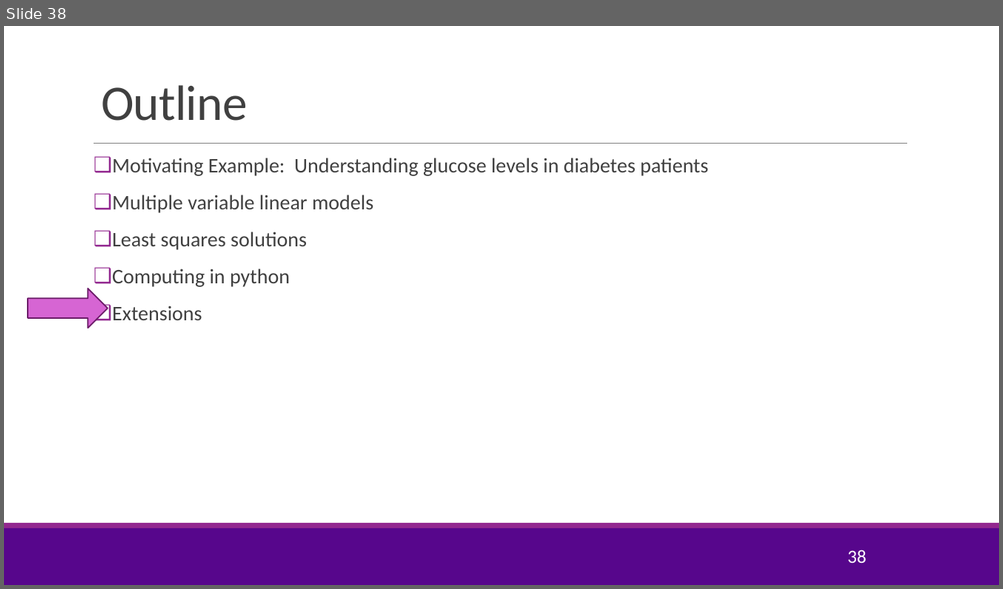
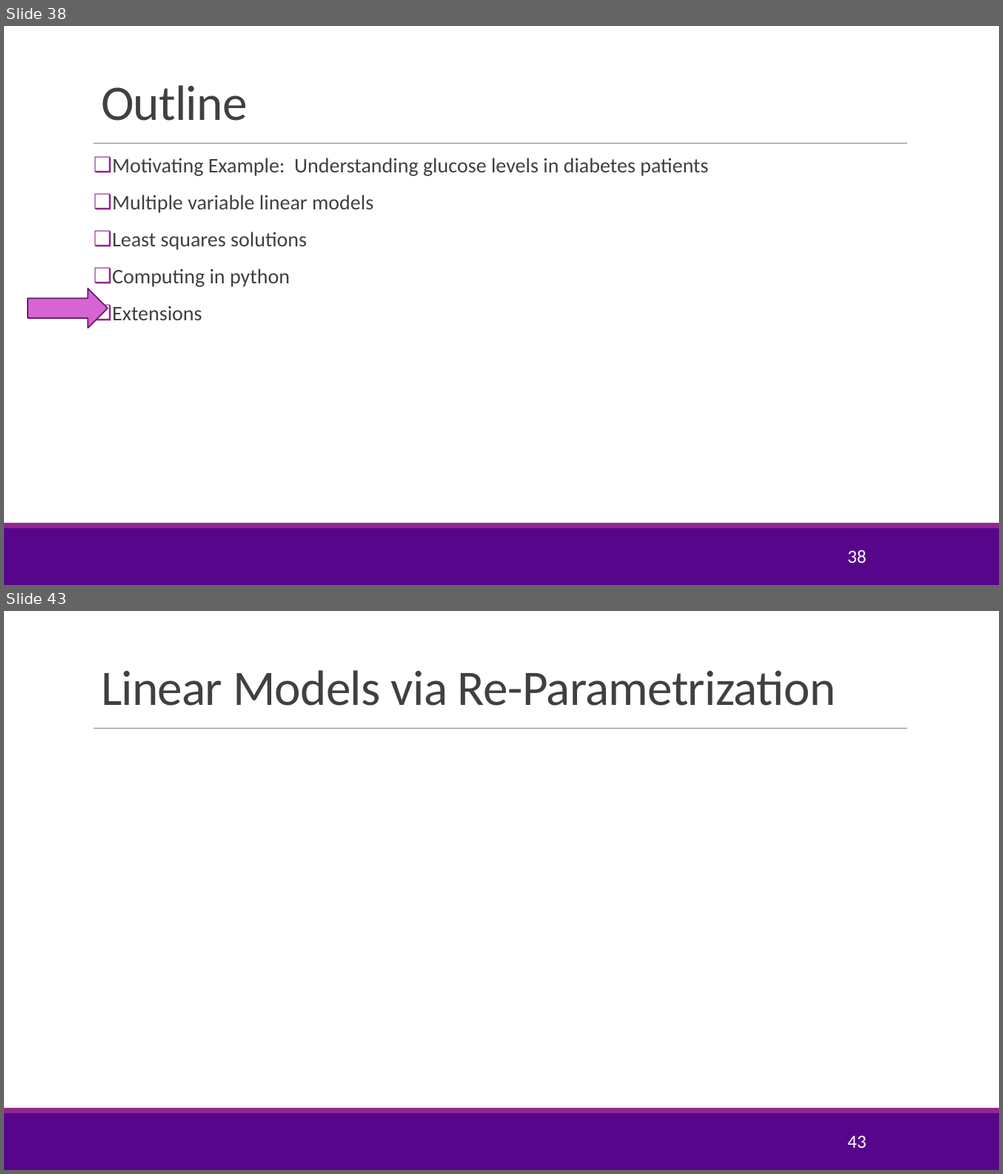
Before and after one commit to joshzzl/introml, a slide deck: lectures/Lect03_MultLinRegression.pptx. Shown one above the other, each under a label of ours: slide 38 before the commit, slides 38 and 43 after it; the slides between them are not shown. The pictures are 1003x589 and 1003x1174 pixels, drawn with LibreOffice and Linux fonts; fonts in the diff are those of the drawing; grey boxes stand for pictures; background and template pictures are left out. Boxes give left, top, right and bottom in pixels: in the first picture for what was removed or moved away, otherwise in the second. Text is boxed around its words. In the diff, an @@ line names an element or a change of style, - is before the commit and + after.

Commit message:
Updated the problems in multilinear regression. Added explanations to transformed linear models

```diff
--- a/lectures/Lect03_MultLinRegression.pptx
+++ b/lectures/Lect03_MultLinRegression.pptx
@@ slide 43 added at [4, 611, 999, 1170], background #FFFFFF; not listed: 3 template elements that a slide beside it also shows @@
@@ title added at [101, 670, 835, 706], 48 pt, text #404040 @@
+Linear Models via Re-Parametrization
@@ page number added at [847, 1136, 866, 1148], 18 pt, text #FFFFFF @@
+43
```
Also in this commit, not shown: 3 slides changed, 3 other slides added, 4 other files.
